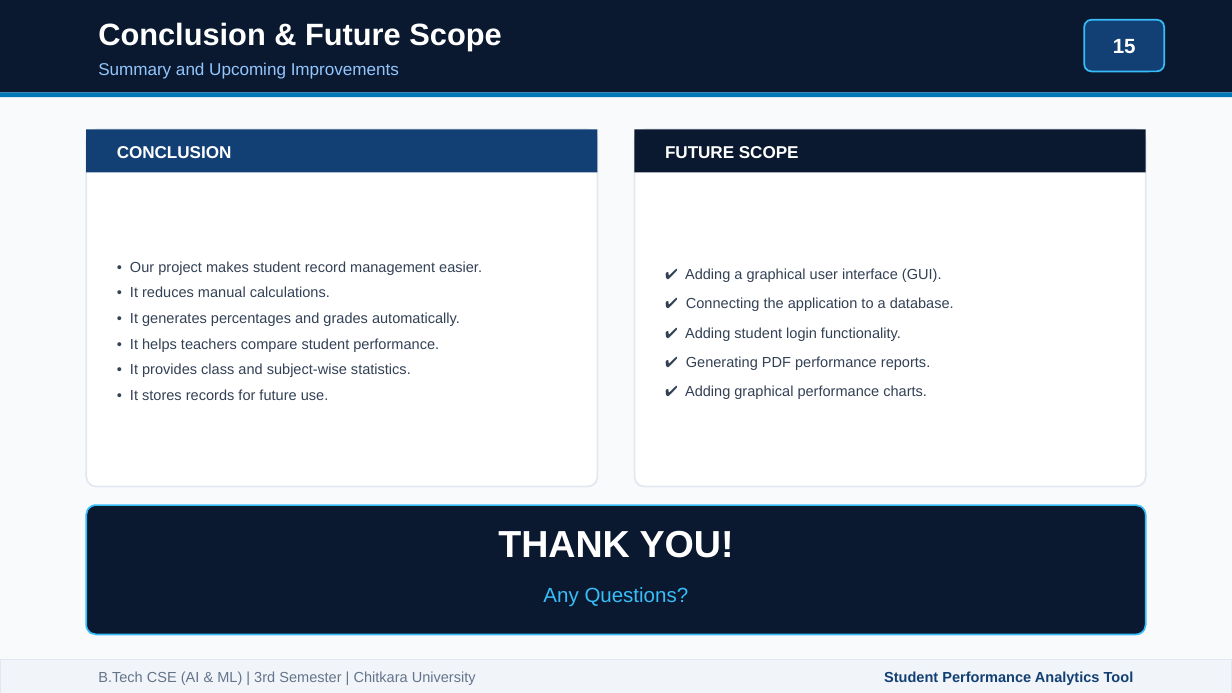
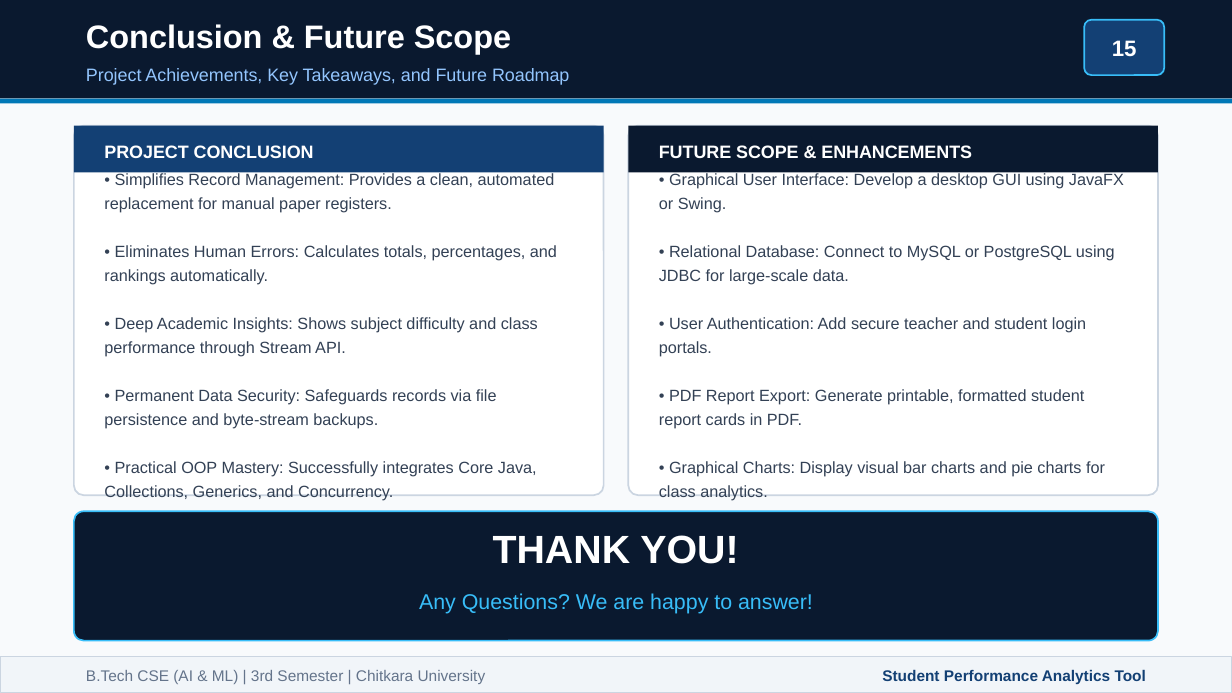
Before and after one commit to Tanmay-Arora19/java_project_sem3, a slide deck: slide 15 of Student_Performance_Analytics_Presentation.pptx. Drawn at 1232x693 pixels with LibreOffice and Linux fonts; fonts in the diff are those of the drawing. Boxes give left, top, right and bottom in pixels: in the first picture for what was removed or moved away, otherwise in the second. Text is boxed around its words. In the diff, an @@ line names an element or a change of style, - is before the commit and + after.

Commit message:
Enhance font sizes, fill multi-container slides, and refine visual balance

```diff
--- a/Student_Performance_Analytics_Presentation.pptx
+++ b/Student_Performance_Analytics_Presentation.pptx
@@ rectangle: place and size @@
-rectangle at (0, 0, 1232, 92)
+rectangle at (0, 0, 1232, 99)
@@ text "Conclusion & Future Scope": place and size @@
-text "Conclusion & Future Scope" at (98, 22, 501, 51)
+text "Conclusion & Future Scope" at (86, 24, 511, 54)
@@ text "Conclusion & Future Scope" at (86, 24, 511, 54): size 18 to 19 pt @@
@@ text "15" at (1112, 40, 1137, 57): size 12 to 13 pt @@
@@ rounded rectangle: place and size @@
-rounded rectangle at (1084, 20, 1164, 71)
+rounded rectangle at (1084, 20, 1164, 75)
@@ rounded rectangle at (1084, 20, 1164, 75): proportions changed @@
@@ text at (86, 68, 569, 85): text changed; size 10 to 10.5 pt @@
-Summary and Upcoming Improvements
+Project Achievements, Key Takeaways, and Future Roadmap
@@ rectangle: place and size @@
-rectangle at (0, 92, 1232, 97)
+rectangle at (0, 99, 1232, 103)
@@ rectangle: place and size @@
-rectangle at (86, 129, 598, 172)
+rectangle at (74, 126, 604, 172)
@@ rounded rectangle at (74, 126, 604, 495): outline #E2E8F0 1 pt to #CBD5E1 1 pt; proportions changed @@
@@ rounded rectangle: place and size @@
-rounded rectangle at (86, 129, 598, 487)
+rounded rectangle at (74, 126, 604, 495)
@@ text at (104, 145, 314, 158): text changed; size 10 to 10.5 pt @@
-CONCLUSION
+PROJECT CONCLUSION
@@ rectangle: place and size @@
-rectangle at (634, 129, 1146, 172)
+rectangle at (628, 126, 1158, 172)
@@ rounded rectangle: place and size @@
-rounded rectangle at (634, 129, 1146, 487)
+rounded rectangle at (628, 126, 1158, 495)
@@ rounded rectangle at (628, 126, 1158, 495): outline #E2E8F0 1 pt to #CBD5E1 1 pt; proportions changed @@
@@ text at (659, 145, 972, 158): text changed; size 10 to 10.5 pt @@
-FUTURE SCOPE
+FUTURE SCOPE & ENHANCEMENTS
@@ text at (104, 172, 557, 500): text changed; size 8.5 to 9.5 pt @@
-• Our project makes student record management easier.
-• It reduces manual calculations.
-• It generates percentages and grades automatically.
-• It helps teachers compare student performance.
-• It provides class and subject-wise statistics.
-• It stores records for future use.
+• Simplifies Record Management: Provides a clean, automated replacement for manual paper registers.
+• Eliminates Human Errors: Calculates totals, percentages, and rankings automatically.
+• Deep Academic Insights: Shows subject difficulty and class performance through Stream API.
+• Permanent Data Security: Safeguards records via file persistence and byte-stream backups.
+• Practical OOP Mastery: Successfully integrates Core Java, Collections, Generics, and Concurrency.
@@ text at (659, 172, 1124, 500): text changed; size 8.5 to 9.5 pt @@
-✔ Adding a graphical user interface (GUI).
-✔ Connecting the application to a database.
-✔ Adding student login functionality.
-✔ Generating PDF performance reports.
-✔ Adding graphical performance charts.
+• Graphical User Interface: Develop a desktop GUI using JavaFX or Swing.
+• Relational Database: Connect to MySQL or PostgreSQL using JDBC for large-scale data.
+• User Authentication: Add secure teacher and student login portals.
+• PDF Report Export: Generate printable, formatted student report cards in PDF.
+• Graphical Charts: Display visual bar charts and pie charts for class analytics.
@@ rounded rectangle: place and size @@
-rounded rectangle at (86, 505, 1146, 634)
+rounded rectangle at (74, 511, 1158, 641)
@@ text "THANK YOU!" at (493, 535, 738, 564): size 22 to 23 pt @@
@@ text at (419, 593, 813, 614): text changed; size 12 to 12.5 pt @@
-Any Questions?
+Any Questions? We are happy to answer!
@@ rectangle at (0, 657, 1232, 692): outline #E2E8F0 0.5 pt to #CBD5E1 0.5 pt @@
@@ text "B.Tech CSE (AI & ML) ...": place and size @@
-text "B.Tech CSE (AI & ML) ..." at (98, 671, 476, 685)
+text "B.Tech CSE (AI & ML) ..." at (86, 670, 486, 684)
@@ text "B.Tech CSE (AI & ML) ..." at (86, 670, 486, 684): size 8.5 to 9 pt @@
@@ text "Student Performance Analytics Tool" at (882, 669, 1146, 684): size 8.5 to 9 pt @@
```
Also in this commit, not shown: 14 other slides changed, 2 other files.
